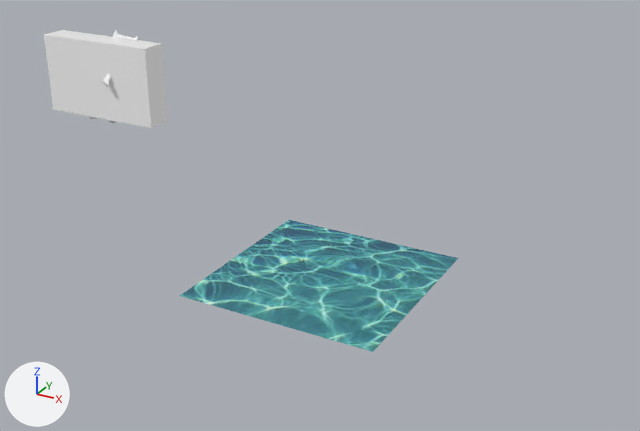
The OBJ model mge_v18_student_version/assets/mge/models/Scene0/scene001.obj: old version first, new version second.
One viewpoint serves both versions: a 50 mm camera at (18.3, -33.8, 20.1) aimed at (3.2, -6.4, 6.4). Arrows for +X, +Y and +Z are at lower left; the lights stay in place. Where no turn or scale is listed for an object, it has been applied to the vertices. Vertices at the same position are counted once.

In view in the first picture: 'scene001'.
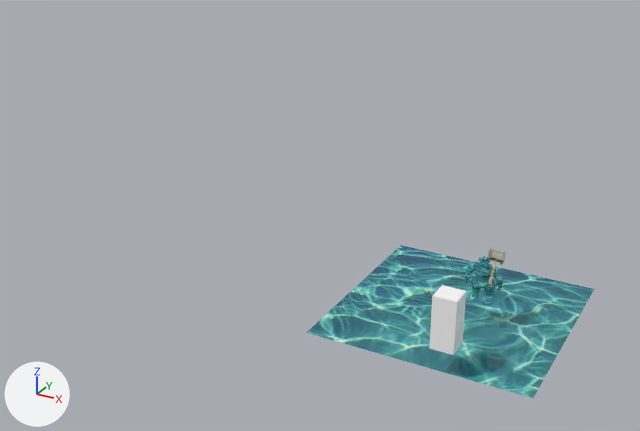
Changed parts and their boxes (x1, y1, x2, y2) in the pictures (640 x 431 px; the box of a moved part takes in the faces that stretch with it):
'scene001', reshaped (30% narrower, 52% shorter)
    before: (44, 30, 458, 352)
    after: (306, 245, 594, 398)
part 1 of me_scene001, moved or reshaped (not visible before)
    after: (476, 262, 492, 268)
part 2 of me_scene001, moved or reshaped
    before: (89, 116, 117, 123)
    after: (465, 257, 503, 305)
part 3 of me_scene001, moved or reshaped
    before: (103, 30, 139, 87)
    after: (487, 247, 506, 286)
part 4 of me_scene001, added
    after: (429, 285, 466, 355)
part 5 of me_scene001, moved or reshaped
    before: (180, 220, 458, 352)
    after: (306, 245, 594, 398)
part 6 of me_scene001, deleted
    before: (44, 30, 168, 128)

Diff of the bpy script that builds the scene:
```diff
--- a/mge_v18_student_version/assets/mge/models/Scene0/scene001.obj.py
+++ b/mge_v18_student_version/assets/mge/models/Scene0/scene001.obj.py
@@ img_bricks_png @@
+img_bricks_png = load_image('bricks.png', 'bricks.png', 256, 256, 'sRGB')
@@ mat_bricks @@
+mat_bricks = principled_material('bricks')
+mat_bricks.texture = img_bricks_png
+mat_bricks.roughness = 0.0
@@ mat_water @@
+mat_water = principled_material('water')
+mat_water.texture = img_water_png
+mat_water.roughness = 0.0
@@ me_scene001 @@
 # used by ob_scene001; location = (0.0, 0.0, 0.0)
-me_scene001.from_pydata(...)  # 1412 vertices, 2770 faces; spans x -5.0..5.0, y -16.4..5.0, z 0.0..15.0
+me_scene001.from_pydata(...)  # 1412 vertices, 2770 faces; spans x 1.8..11.8, y -5.5..5.0, z 0.0..3.7
+# me_scene001 part 1: the loose piece of 66 vertices spanning x 1.4..2.2, y -16.1..-16.0, z 14.3..14.5 is moved by (6.4, 14.9, -11.3), in mat_water (picture img_water_png)
+# me_scene001 part 2: the loose piece of 841 vertices spanning x 1.0..2.6, y -16.2..-15.5, z 12.7..14.7 is moved by (6.4, 14.9, -11.3), in mat_water (picture img_water_png)
+# me_scene001 part 3: the loose piece of 248 vertices spanning x 1.7..2.6, y -16.4..-15.0, z 13.7..15.0 is moved by (6.4, 14.9, -11.3), in mat_bricks (picture img_bricks_png)
+# me_scene001 part 4: a new loose piece, a box spanning x 7.7..8.7, y -5.5..-4.5, z 1.3..3.6, in mat_default_material (white #ffffff)
+# me_scene001 part 5: the loose piece of 121 vertices spanning x -5.0..5.0, y -5.0..5.0, z 0.0 is moved by (6.8, 0.0, 0.0)
+# me_scene001 part 6: the loose piece of 8 vertices spanning x 0.1..3.5, y -16.2..-15.5, z 12.7..14.8 is deleted
 me_scene001.materials.append(mat_default_material)
-me_scene001.materials.append(mat_lambert2)  # white #ffffff
-me_scene001.materials.append(mat_lambert1)  # white #ffffff
 me_scene001.materials.append(mat_blocked_area)
+me_scene001.materials.append(mat_water)  # picture img_water_png
+me_scene001.materials.append(mat_bricks)  # picture img_bricks_png
```
